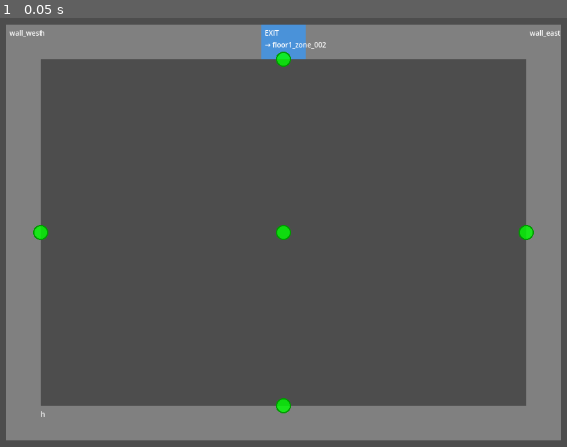
Above: before the commit, frame 1.
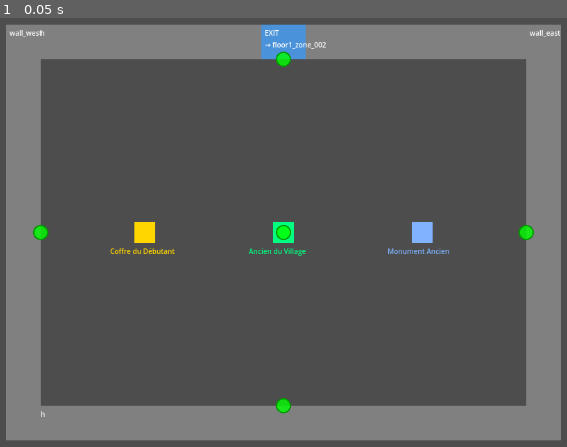
Above: after the commit, the same moment.

Repository: RomainMechain/Arthesia-Test-V2
Game: Godot game, scene res://viewer/ZoneViewer.tscn
Same seed, same stepped clock (60 frames per second), same inputs: the game is played once before the commit and once after it. The project has no main scene, so this scene is started directly.
Inputs:
- Up to frame 1 (0.05 s): no input

The runs differ from the first frame. In frame 1, 0.8% of the frame differs, in the area x 19-80%, y 47-56%.

Commit message:
Ajout des points d'interet de base (Chest, NPC, LoreStone)

Diff:
--- /dev/null
+++ b/core/data/ChestElement.gd
@@ -0,0 +1,77 @@
+extends POIElement
+class_name ChestElement
+## Un coffre contenant des items et de l'or
+
+# =============================================================================
+# PROPRIÉTÉS SPÉCIFIQUES AUX COFFRES
+# =============================================================================
+
+## Liste des IDs d'items contenus (ex: ["sword_iron", "potion_health"])
+@export var contained_items: PackedStringArray = PackedStringArray()
+
+## Quantités correspondantes (ex: [1, 3] = 1 épée, 3 potions)
+@export var item_quantities: PackedInt32Array = PackedInt32Array()
+
+## Or contenu
+@export var gold: int = 0
+
+## Le coffre peut-il être ouvert plusieurs fois ?
+@export var respawnable: bool = false
+
+## Si respawnable, temps de respawn en secondes
+@export var respawn_time: float = 300.0
+
+## Le coffre a-t-il déjà été ouvert ? (état persistant)
+@export var opened: bool = false
+
+# =============================================================================
+# INITIALISATION
+# =============================================================================
+
+func _init():
+	element_type = "poi"
+	poi_type = "chest"
+	interaction_text = "Ouvrir"
+
+# =============================================================================
+# MÉTHODES
+# =============================================================================
+
+func to_dict() -> Dictionary:
+	var dict = super.to_dict()
+
+	dict["contained_items"] = Array(contained_items)
+	dict["item_quantities"] = Array(item_quantities)
+	dict["gold"] = gold
+	dict["respawnable"] = respawnable
+	dict["respawn_time"] = respawn_time
+	dict["opened"] = opened
+
+	return dict
+
+static func from_dict(data: Dictionary) -> ChestElement:
+	var chest = ChestElement.new()
+
+	# Propriétés de base POI
+	chest.element_type = data.get("element_type", "poi")
+	chest.id = data.get("id", "")
+
+	var pos = data.get("position", [0, 0])
+	chest.position = Vector2(pos[0], pos[1])
+
+	chest.poi_name = data.get("poi_name", "Coffre")
+	chest.poi_type = data.get("poi_type", "chest")
+	chest.sprite_path = data.get("sprite_path", "")
+	chest.interactable = data.get("interactable", true)
+	chest.interaction_text = data.get("interaction_text", "Ouvrir")
+	chest.has_conditions = data.get("has_conditions", false)
+
+	# Propriétés spécifiques coffre
+	chest.contained_items = PackedStringArray(data.get("contained_items", []))
+	chest.item_quantities = PackedInt32Array(data.get("item_quantities", []))
+	chest.gold = data.get("gold", 0)
+	chest.respawnable = data.get("respawnable", false)
+	chest.respawn_time = data.get("respawn_time", 300.0)
+	chest.opened = data.get("opened", false)
+
+	return chest
--- /dev/null
+++ b/core/data/LoreStoneElement.gd
@@ -0,0 +1,58 @@
+extends POIElement
+class_name LoreStoneElement
+## Une pierre ou monument avec du lore à lire
+
+# =============================================================================
+# PROPRIÉTÉS SPÉCIFIQUES AUX PIERRES DE LORE
+# =============================================================================
+
+## Texte de lore à afficher (peut être long)
+@export_multiline var lore_text: String = ""
+
+## Catégorie du lore (pour organisation)
+@export_enum("architects", "fracture", "tower", "guardians", "history", "mystery")
+var lore_category: String = "history"
+
+# =============================================================================
+# INITIALISATION
+# =============================================================================
+
+func _init():
+	element_type = "poi"
+	poi_type = "lore_stone"
+	interaction_text = "Examiner"
+
+# =============================================================================
+# MÉTHODES
+# =============================================================================
+
+func to_dict() -> Dictionary:
+	var dict = super.to_dict()
+
+	dict["lore_text"] = lore_text
+	dict["lore_category"] = lore_category
+
+	return dict
+
+static func from_dict(data: Dictionary) -> LoreStoneElement:
+	var stone = LoreStoneElement.new()
+
+	# Propriétés de base POI
+	stone.element_type = data.get("element_type", "poi")
+	stone.id = data.get("id", "")
+
+	var pos = data.get("position", [0, 0])
+	stone.position = Vector2(pos[0], pos[1])
+
+	stone.poi_name = data.get("poi_name", "Pierre Ancienne")
+	stone.poi_type = data.get("poi_type", "lore_stone")
+	stone.sprite_path = data.get("sprite_path", "")
+	stone.interactable = data.get("interactable", true)
+	stone.interaction_text = data.get("interaction_text", "Examiner")
+	stone.has_conditions = data.get("has_conditions", false)
+
+	# Propriétés spécifiques lore stone
+	stone.lore_text = data.get("lore_text", "")
+	stone.lore_category = data.get("lore_category", "history")
+
+	return stone
--- /dev/null
+++ b/core/data/NPCElement.gd
@@ -0,0 +1,66 @@
+extends POIElement
+class_name NPCElement
+## Un personnage non-joueur (PNJ)
+
+# =============================================================================
+# PROPRIÉTÉS SPÉCIFIQUES AUX PNJ
+# =============================================================================
+
+## Liste de phrases de dialogue
+@export var dialogues: Array[String] = []
+
+## ID de la quête donnée par ce PNJ (si applicable)
+## Pour l'instant c'est juste un String, on gérera les quêtes plus tard
+@export var quest_id: String = ""
+
+## Type de PNJ (marchand, quest_giver, villager, etc.)
+@export_enum("villager", "merchant", "quest_giver", "guard", "elder")
+var npc_type: String = "villager"
+
+# =============================================================================
+# INITIALISATION
+# =============================================================================
+
+func _init():
+	element_type = "poi"
+	poi_type = "npc"
+	interaction_text = "Parler"
+
+# =============================================================================
+# MÉTHODES
+# =============================================================================
+
+func to_dict() -> Dictionary:
+	var dict = super.to_dict()
+
+	dict["dialogues"] = dialogues
+	dict["quest_id"] = quest_id
+	dict["npc_type"] = npc_type
+
+	return dict
+
+static func from_dict(data: Dictionary) -> NPCElement:
+	var npc = NPCElement.new()
+
+	# Propriétés de base POI
+	npc.element_type = data.get("element_type", "poi")
+	npc.id = data.get("id", "")
+
+	var pos = data.get("position", [0, 0])
+	npc.position = Vector2(pos[0], pos[1])
+
+	npc.poi_name = data.get("poi_name", "PNJ")
+	npc.poi_type = data.get("poi_type", "npc")
+	npc.sprite_path = data.get("sprite_path", "")
+	npc.interactable = data.get("interactable", true)
+	npc.interaction_text = data.get("interaction_text", "Parler")
+	npc.has_conditions = data.get("has_conditions", false)
+
+	# Propriétés spécifiques PNJ
+	var dialogues_data = data.get("dialogues", [])
+	for dialogue in dialogues_data:
+		npc.dialogues.append(dialogue)
+	npc.quest_id = data.get("quest_id", "")
+	npc.npc_type = data.get("npc_type", "villager")
+
+	return npc
--- /dev/null
+++ b/core/data/POIElement.gd
@@ -0,0 +1,69 @@
+extends ZoneElement
+class_name POIElement
+## Classe de base pour tous les Points d'Intérêt
+
+# =============================================================================
+# PROPRIÉTÉS COMMUNES À TOUS LES POI
+# =============================================================================
+
+## Nom affiché du POI (ex: "Coffre Ancien", "Marchand Errant")
+@export var poi_name: String = ""
+
+## Sous-type de POI (sera défini dans les classes enfants)
+@export var poi_type: String = ""
+
+## Sprite/icône du POI
+@export var sprite_path: String = ""
+
+## Le POI est-il interactif ?
+@export var interactable: bool = true
+
+## Texte d'interaction (ex: "Ouvrir", "Parler", "Examiner")
+@export var interaction_text: String = "Interagir"
+
+## Conditions pour interagir (TODO: à implémenter plus tard)
+## Pour l'instant, juste un placeholder
+@export var has_conditions: bool = false
+
+# =============================================================================
+# INITIALISATION
+# =============================================================================
+
+func _init():
+	element_type = "poi"
+
+# =============================================================================
+# MÉTHODES
+# =============================================================================
+
+func to_dict() -> Dictionary:
+	var dict = super.to_dict()
+
+	dict["poi_name"] = poi_name
+	dict["poi_type"] = poi_type
+	dict["sprite_path"] = sprite_path
+	dict["interactable"] = interactable
+	dict["interaction_text"] = interaction_text
+	dict["has_conditions"] = has_conditions
+
+	return dict
+
+static func from_dict(data: Dictionary) -> POIElement:
+	# Cette méthode sera override dans les sous-classes
+	# Mais on la définit quand même pour la base
+	var poi = POIElement.new()
+
+	poi.element_type = data.get("element_type", "poi")
+	poi.id = data.get("id", "")
+
+	var pos = data.get("position", [0, 0])
+	poi.position = Vector2(pos[0], pos[1])
+
+	poi.poi_name = data.get("poi_name", "")
+	poi.poi_type = data.get("poi_type", "")
+	poi.sprite_path = data.get("sprite_path", "")
+	poi.interactable = data.get("interactable", true)
+	poi.interaction_text = data.get("interaction_text", "Interagir")
+	poi.has_conditions = data.get("has_conditions", false)
+
+	return poi
--- a/core/data/ZoneData.gd
+++ b/core/data/ZoneData.gd
@@ -114,6 +114,19 @@
 			return WallElement.from_dict(data)
 		"exit":
 			return ExitElement.from_dict(data)
+		"poi":
+			# Déterminer le sous-type de POI
+			var poi_type = data.get("poi_type", "")
+			match poi_type:
+				"chest":
+					return ChestElement.from_dict(data)
+				"npc":
+					return NPCElement.from_dict(data)
+				"lore_stone":
+					return LoreStoneElement.from_dict(data)
+				_:
+					# POI générique
+					return POIElement.from_dict(data)
 		_:
 			# Type inconnu, on crée un ZoneElement de base
 			push_warning("Unknown element type: %s" % element_type)
--- a/test/test_zone.json
+++ b/test/test_zone.json
@@ -58,6 +58,44 @@
 	  "locked": false,
 	  "required_key_id": "",
 	  "min_level": 0
+	},
+	{
+	  "element_type": "poi",
+	  "poi_type": "chest",
+	  "id": "chest_001",
+	  "position": [200, 300],
+	  "poi_name": "Coffre du Débutant",
+	  "interaction_text": "Ouvrir le coffre",
+	  "contained_items": ["sword_rusty", "potion_health"],
+	  "item_quantities": [1, 3],
+	  "gold": 50,
+	  "respawnable": false,
+	  "opened": false
+	},
+	{
+	  "element_type": "poi",
+	  "poi_type": "npc",
+	  "id": "npc_elder",
+	  "position": [400, 300],
+	  "poi_name": "Ancien du Village",
+	  "interaction_text": "Parler à l'Ancien",
+	  "dialogues": [
+		"Bienvenue, jeune Marqué.",
+		"La Tour t'appelle vers le haut.",
+	    "Méfie-toi des Gardiens."
+	  ],
+	  "quest_id": "quest_first_steps",
+	  "npc_type": "elder"
+	},
+	{
+	  "element_type": "poi",
+	  "poi_type": "lore_stone",
+	  "id": "lore_monument",
+	  "position": [600, 300],
+	  "poi_name": "Monument Ancien",
+	  "interaction_text": "Examiner l'inscription",
+	  "lore_text": "Inscription gravée :\n\n'La Tour se souvient.\nNous avons oublié.\nL'Ascension nous rappellera.'\n\n— Les Architectes",
+	  "lore_category": "architects"
 	}
   ]
 }
--- a/viewer/ZoneViewer.gd
+++ b/viewer/ZoneViewer.gd
@@ -87,6 +87,8 @@
 			draw_wall(element)
 		elif element is ExitElement:
 			draw_exit(element)
+		elif element is POIElement:  # ← NOUVEAU
+			draw_poi(element)
 
 	# Dessiner les spawn points
 	for spawn_name in zone.spawn_points:
@@ -121,6 +123,7 @@
 	label.add_theme_color_override("font_color", Color.WHITE)
 	draw_area.add_child(label)
 
+@warning_ignore("shadowed_variable_base_class")
 func draw_spawn_point(spawn_name: String, position: Vector2):
 	# Dessiner un cercle pour le spawn
 	var marker = Node2D.new()
@@ -130,3 +133,28 @@
 	# On va dessiner un cercle via _draw
 	marker.set_script(preload("res://viewer/SpawnMarker.gd"))
 	marker.set("spawn_name", spawn_name)
+
+func draw_poi(poi: POIElement):
+	# Couleur selon le type
+	var poi_color = Color.WHITE
+	if poi is ChestElement:
+		poi_color = Color(1.0, 0.84, 0.0)  # Or (coffre)
+	elif poi is NPCElement:
+		poi_color = Color(0.0, 1.0, 0.5)  # Vert clair (PNJ)
+	elif poi is LoreStoneElement:
+		poi_color = Color(0.5, 0.7, 1.0)  # Bleu clair (lore)
+
+	# Dessiner un carré pour le POI
+	var rect = ColorRect.new()
+	rect.position = poi.position - Vector2(15, 15)  # Centré
+	rect.size = Vector2(30, 30)
+	rect.color = poi_color
+	draw_area.add_child(rect)
+
+	# Ajouter un label
+	var label = Label.new()
+	label.text = poi.poi_name
+	label.position = poi.position + Vector2(-50, 20)
+	label.add_theme_font_size_override("font_size", 10)
+	label.add_theme_color_override("font_color", poi_color)
+	draw_area.add_child(label)
Not shown, added: core/data/ChestElement.gd.uid
Not shown, added: core/data/LoreStoneElement.gd.uid
Not shown, added: core/data/NPCElement.gd.uid
Not shown, added: core/data/POIElement.gd.uid
